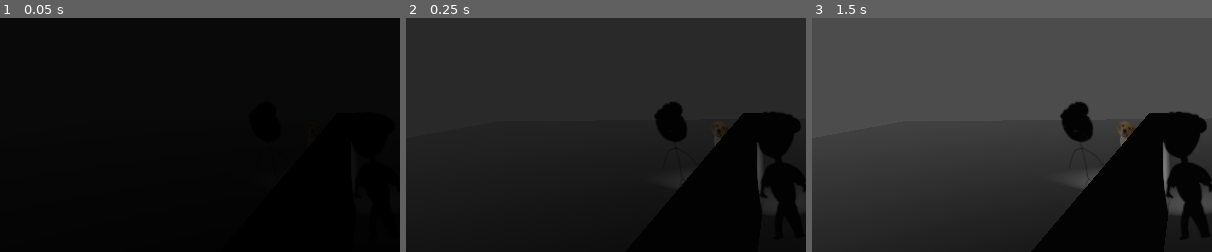
Above: before the commit, frames 1-3 (left to right).
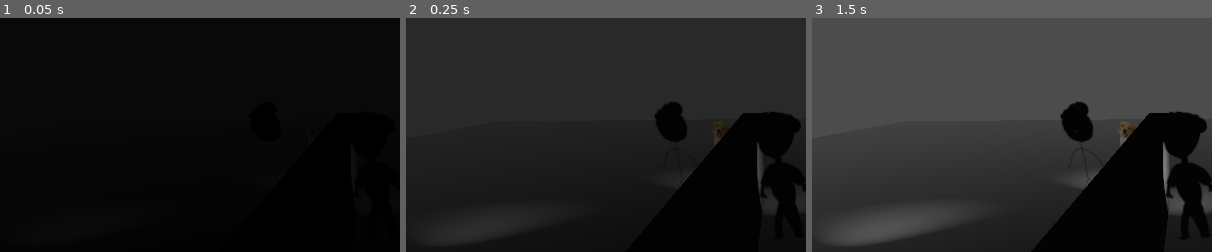
Above: after the commit, the same moments.

Repository: grunkgrunk/gwj-20
Game: Godot game, scene res://World.tscn
The game is run twice, just before and just after one commit, with the same random seed, the same clock (stepped at 60 frames per second) and the same inputs. The engine's default icon, where the game draws it, is replaced by a stand-in: a white triangle on a blue panel in a dark square.
Inputs:
- Up to frame 1 (0.05 s): no input
- Up to frame 2 (0.25 s): no input
- Up to frame 3 (1.5 s): tap Enter (ui_accept) at 0.5, 0.77, 1.07, 1.25 s; hold Right (ui_right) 0.53-1.28 s; tap C (action_1) at 0.6 s; tap V (action_2) at 0.8, 1.35 s; hold Down (ui_down) from 1.28 s (still down)
The pictures show only the part of the screen within x 0-50%, y 10-60%; the shares and areas given below are measured in that part.

The runs differ from the first frame. In frame 2, less than 0.1% of the frame differs, in the area x 14-20%, y 89-93%; in frame 3, 2.6%, in the area x 5-35%, y 82-97%.

Commit message:
add stuff

Diff:
--- /dev/null
+++ b/game/Boy.gd
@@ -0,0 +1,26 @@
+extends "res://Character.gd"
+
+signal object_spawned
+export(PackedScene) var cookie_scene
+
+func action_1():
+	print("Shoot with slingshot")
+	for a in $ActionArea.get_overlapping_areas():
+		if a.is_in_group("SecurityCam"):
+			a.hit()
+			return true
+
+	return false
+
+
+func action_2():
+	print("Run super fast")
+	movespeed = 20
+	$RunTimer.start()
+	return true
+
+
+
+
+func _on_RunTimer_timeout():
+	movespeed = 10
--- /dev/null
+++ b/game/Boy.tscn
@@ -0,0 +1,21 @@
+[gd_scene load_steps=3 format=2]
+
+[ext_resource path="res://Character.tscn" type="PackedScene" id=1]
+[ext_resource path="res://Boy.gd" type="Script" id=2]
+
+[node name="Boy" instance=ExtResource( 1 )]
+script = ExtResource( 2 )
+
+[node name="Sprite" parent="Position3D" index="0"]
+transform = Transform( 0.5, 0, 0, 0, 0.5, 1.1921e-07, 0, -5.9605e-08, 1, 0, 1.67307, -3.59603e-07 )
+
+[node name="ActionArea" parent="." index="5"]
+transform = Transform( 1, 0, 0, 0, 1, 0, 0, 0, 1, 0, 0, -6.79137 )
+
+[node name="CollisionShape" parent="ActionArea" index="0"]
+transform = Transform( 1, 0, 0, 0, 1, 0, 0, 0, 1, 0, 1.33504, 3.80448 )
+
+[node name="RunTimer" type="Timer" parent="." index="6"]
+wait_time = 2.0
+one_shot = true
+[connection signal="timeout" from="RunTimer" to="." method="_on_RunTimer_timeout"]
--- /dev/null
+++ b/game/BoyStats.tscn
@@ -0,0 +1,58 @@
+[gd_scene load_steps=2 format=2]
+
+[ext_resource path="res://Stat.tscn" type="PackedScene" id=1]
+
+[node name="BoyStats" type="Control"]
+anchor_right = 1.0
+anchor_bottom = 1.0
+__meta__ = {
+"_edit_use_anchors_": false
+}
+
+[node name="VBoxContainer" type="VBoxContainer" parent="."]
+anchor_right = 1.0
+anchor_bottom = 1.0
+custom_constants/separation = 20
+__meta__ = {
+"_edit_use_anchors_": false
+}
+
+[node name="Stat2" parent="VBoxContainer" instance=ExtResource( 1 )]
+anchor_right = 0.0
+anchor_bottom = 0.0
+margin_left = 0.0
+margin_top = 0.0
+margin_right = 1024.0
+margin_bottom = 0.0
+stat_name = "Annoyance"
+stat_value = 100.0
+
+[node name="Stat" parent="VBoxContainer" instance=ExtResource( 1 )]
+anchor_right = 0.0
+anchor_bottom = 0.0
+margin_left = 0.0
+margin_top = 20.0
+margin_right = 1024.0
+margin_bottom = 20.0
+stat_name = "Speed "
+stat_value = 80.0
+
+[node name="Stat3" parent="VBoxContainer" instance=ExtResource( 1 )]
+anchor_right = 0.0
+anchor_bottom = 0.0
+margin_left = 0.0
+margin_top = 40.0
+margin_right = 1024.0
+margin_bottom = 40.0
+stat_name = "slingshot skills"
+stat_value = 92.0
+
+[node name="Stat4" parent="VBoxContainer" instance=ExtResource( 1 )]
+anchor_right = 0.0
+anchor_bottom = 0.0
+margin_left = 0.0
+margin_top = 60.0
+margin_right = 1024.0
+margin_bottom = 60.0
+stat_name = "likes homework"
+stat_value = 1.0
--- a/game/Character.tscn
+++ b/game/Character.tscn
@@ -11,7 +11,7 @@
 length = 0.1
 
 [sub_resource type="SphereShape" id=3]
-radius = 3.59916
+radius = 4.58517
 
 [node name="Character" type="KinematicBody" groups=[
 "Actor",
--- a/game/CharacterSelection.tscn
+++ b/game/CharacterSelection.tscn
@@ -1,9 +1,10 @@
-[gd_scene load_steps=5 format=2]
+[gd_scene load_steps=6 format=2]
 
 [ext_resource path="res://CharacterSelection.gd" type="Script" id=1]
 [ext_resource path="res://DadStats.tscn" type="PackedScene" id=2]
 [ext_resource path="res://GrannyStats.tscn" type="PackedScene" id=3]
 [ext_resource path="res://Avatar.tscn" type="PackedScene" id=4]
+[ext_resource path="res://BoyStats.tscn" type="PackedScene" id=5]
 
 [node name="CharacterSelection" type="Control"]
 anchor_right = 1.0
@@ -38,7 +39,7 @@
 anchor_right = 0.0
 anchor_bottom = 0.0
 margin_right = 510.0
-margin_bottom = 298.0
+margin_bottom = 197.0
 size_flags_horizontal = 3
 size_flags_vertical = 3
 avatar_name = "Granny"
@@ -47,13 +48,24 @@
 [node name="Dad" parent="HBoxContainer/VBoxContainer" instance=ExtResource( 4 )]
 anchor_right = 0.0
 anchor_bottom = 0.0
-margin_top = 302.0
+margin_top = 201.0
+margin_right = 510.0
+margin_bottom = 398.0
+size_flags_horizontal = 3
+size_flags_vertical = 3
+avatar_name = "Dad"
+path_to_stats = NodePath("../../Stats/DadStats")
+
+[node name="Boy" parent="HBoxContainer/VBoxContainer" instance=ExtResource( 4 )]
+anchor_right = 0.0
+anchor_bottom = 0.0
+margin_top = 402.0
 margin_right = 510.0
 margin_bottom = 600.0
 size_flags_horizontal = 3
 size_flags_vertical = 3
-avatar_name = "Dad"
-path_to_stats = NodePath("../../Stats/DadStats")
+avatar_name = "Boy"
+path_to_stats = NodePath("../../Stats/BoyStats")
 
 [node name="Stats" type="Control" parent="HBoxContainer"]
 margin_left = 514.0
@@ -67,3 +79,5 @@
 [node name="GrannyStats" parent="HBoxContainer/Stats" instance=ExtResource( 3 )]
 
 [node name="DadStats" parent="HBoxContainer/Stats" instance=ExtResource( 2 )]
+
+[node name="BoyStats" parent="HBoxContainer/Stats" instance=ExtResource( 5 )]
--- a/game/Computer.gd
+++ b/game/Computer.gd
@@ -12,14 +12,10 @@
 	door.open()
 	$Sprite.frame = 1
 
-
-
-
 func _on_Timer_timeout():
 	door.close()
 	$Sprite.frame = 0
 
 
-func _input(event):
-	if event.is_action_pressed("ui_accept"):
-		hack()
+func reset():
+	$Sprite.frame = 0
--- a/game/Computer.tscn
+++ b/game/Computer.tscn
@@ -5,7 +5,7 @@
 [ext_resource path="res://OldComputerOff.png" type="Texture" id=3]
 
 [sub_resource type="SphereShape" id=1]
-radius = 1.8978
+radius = 4.78464
 
 [sub_resource type="SpriteFrames" id=2]
 animations = [ {
@@ -16,11 +16,13 @@
 } ]
 
 [node name="Computer" type="Area" groups=[
-"Grill",
+"Actor",
+"Computer",
 ]]
 script = ExtResource( 1 )
 
 [node name="CollisionShape" type="CollisionShape" parent="."]
+transform = Transform( 1, 0, 0, 0, 1, 0, 0, 0, 1, 0, 3.50769, 0 )
 shape = SubResource( 1 )
 
 [node name="Sprite" type="AnimatedSprite3D" parent="."]
--- a/game/Dog.gd
+++ b/game/Dog.gd
@@ -3,7 +3,6 @@
 
 
 func _ready():
-
 	connect("body_entered", self, "b")
 
 
@@ -23,3 +22,6 @@
 
 func catch():
 	print("You lost")
+
+func reset():
+	$Animation.stop()
--- a/game/Dog.tscn
+++ b/game/Dog.tscn
@@ -23,7 +23,8 @@
 }
 
 [node name="Dog" type="Area" groups=[
-"Grill",
+"Actor",
+"Dog",
 ]]
 script = ExtResource( 2 )
 
--- a/game/Door.gd
+++ b/game/Door.gd
@@ -6,3 +6,7 @@
 
 func close():
 	$Animation.play("CloseDoor")
+
+func reset():
+	$Animation.play("CloseDoor")
+	$Animation.stop()
--- a/game/Door.tscn
+++ b/game/Door.tscn
@@ -36,7 +36,9 @@
 [sub_resource type="BoxShape" id=1]
 extents = Vector3( 2.39952, 5.88933, 0.202289 )
 
-[node name="Door" type="Position3D"]
+[node name="Door" type="Position3D" groups=[
+"Actor",
+]]
 script = ExtResource( 1 )
 
 [node name="Animation" type="AnimationPlayer" parent="."]
@@ -44,7 +46,6 @@
 anims/OpenDoor = SubResource( 3 )
 
 [node name="Door" type="StaticBody" parent="."]
-transform = Transform( 1, 0, 0, 0, 1, 0, 0, 0, 1, 0, 0, 0 )
 
 [node name="CollisionShape" type="CollisionShape" parent="Door"]
 transform = Transform( 1, 0, 0, 0, 1, 0, 0, 0, 1, -2.40863, 4.97538, 0 )
--- a/game/Granny.gd
+++ b/game/Granny.gd
@@ -6,11 +6,14 @@
 func action_1():
 	print("action 1 is op")
 	var c = cookie_scene.instance()
-	c.global_transform =  global_transform.origin
+	c.global_transform.origin =  global_transform.origin
 	emit_signal("object_spawned", c)
 	return true
 
 
 func action_2():
-	print("hit guard with handbag")
+	for a in $ActionArea.get_overlapping_areas():
+		if a.is_in_group("Computer"):
+			a.hack()
+			return true
 	return false
--- a/game/Grill.gd
+++ b/game/Grill.gd
@@ -6,3 +6,6 @@
 func start_grill():
 	print("shoud woof")
 	dog.go_to_grill()
+
+func reset():
+	pass
--- a/game/Grill.tscn
+++ b/game/Grill.tscn
@@ -7,6 +7,7 @@
 radius = 1.8978
 
 [node name="Grill" type="Area" groups=[
+"Actor",
 "Grill",
 ]]
 script = ExtResource( 2 )
--- a/game/SecurityCam.gd
+++ b/game/SecurityCam.gd
@@ -15,3 +15,6 @@
 
 func hit():
 	$AnimationPlayer.play("Rotator")
+
+func reset():
+	$AnimationPlayer.stop()
--- a/game/SecurityCam.tscn
+++ b/game/SecurityCam.tscn
@@ -23,7 +23,8 @@
 }
 
 [node name="SecurityCam" type="Area" groups=[
-"Grill",
+"Actor",
+"SecurityCam",
 ]]
 transform = Transform( 1, 0, 5.26116e-06, 0, 1, 0, -5.26116e-06, 0, 1, 0, 0, 0 )
 script = ExtResource( 2 )
--- a/game/World.gd
+++ b/game/World.gd
@@ -4,10 +4,12 @@
 
 export(NodePath) var granny_path
 export(NodePath) var dad_path
+export(NodePath) var boy_path
 
 onready var mapping = {
 	"Granny": get_node(granny_path),
-	"Dad": get_node(dad_path)
+	"Dad": get_node(dad_path),
+	"Boy": get_node(boy_path)
 }
 
 
--- a/game/World.tscn
+++ b/game/World.tscn
@@ -13,6 +13,7 @@
 [ext_resource path="res://SecurityCam.tscn" type="PackedScene" id=11]
 [ext_resource path="res://Computer.tscn" type="PackedScene" id=12]
 [ext_resource path="res://Door.tscn" type="PackedScene" id=13]
+[ext_resource path="res://Boy.tscn" type="PackedScene" id=14]
 
 [sub_resource type="Environment" id=1]
 
@@ -20,16 +21,10 @@
 script = ExtResource( 3 )
 granny_path = NodePath("Characters/Granny")
 dad_path = NodePath("Characters/Dad")
-
-[node name="SecurityCam" parent="." instance=ExtResource( 11 )]
-transform = Transform( 1, 0, 0, 0, 1, 0, 0, 0, 1, 0, 0, -40.1696 )
+boy_path = NodePath("Characters/Boy")
 
 [node name="maptest" parent="." instance=ExtResource( 8 )]
 transform = Transform( 1, 0, 0, 0, 1, 0, 0, 0, 1, 0.385449, -0.0194054, -0.238514 )
-
-[node name="Grill" parent="." instance=ExtResource( 9 )]
-transform = Transform( 1, 0, 0, 0, 1, 0, 0, 0, 1, -4.46865, 1.29634, -17.5024 )
-doggo = NodePath("../Dog")
 
 [node name="Camera" type="Camera" parent="."]
 transform = Transform( 0.997534, 0.0262927, -0.0650764, 0, 0.927184, 0.374608, 0.0701872, -0.373684, 0.924897, -8.35101, 9.43373, 13.2785 )
@@ -42,6 +37,23 @@
 [node name="Characters" type="Spatial" parent="."]
 script = ExtResource( 7 )
 
+[node name="Grill" parent="Characters" instance=ExtResource( 9 )]
+transform = Transform( 1, 0, 0, 0, 1, 0, 0, 0, 1, -4.46865, 1.29634, -17.5024 )
+doggo = NodePath("../Dog")
+
+[node name="Computer" parent="Characters" instance=ExtResource( 12 )]
+transform = Transform( 0.8, 0, 0, 0, 0.8, 0, 0, 0, 0.8, 7.59161, 2.96335, 21.2666 )
+doorpath = NodePath("../Door")
+
+[node name="Dog" parent="Characters" instance=ExtResource( 10 )]
+transform = Transform( 1, 0, 0, 0, 1, 0, 0, 0, 1, -12.783, 3.28324, -16.7435 )
+
+[node name="SecurityCam" parent="Characters" instance=ExtResource( 11 )]
+transform = Transform( 1, 0, 0, 0, 1, 0, 0, 0, 1, 0, 0, -40.1696 )
+
+[node name="Boy" parent="Characters" instance=ExtResource( 14 )]
+transform = Transform( 1, 0, 0, 0, 1, 0, 0, 0, 1, -25.8156, 0, 0 )
+
 [node name="Guard" parent="Characters" instance=ExtResource( 5 )]
 transform = Transform( 1, 0, 0, 0, 1, 0, 0, 0, 1, 0, 0, 6.1737 )
 movespeed = 1.0
@@ -52,15 +64,8 @@
 [node name="Dad" parent="Characters" instance=ExtResource( 1 )]
 transform = Transform( 1, 0, 0, 0, 1, 0, 0, 0, 1, -14.8584, 1.16924, -7.73522 )
 
+[node name="Door" parent="Characters" instance=ExtResource( 13 )]
+transform = Transform( 1, 0, 0, 0, 1, 0, 0, 0, 1, 0, 0, 26.2371 )
+
 [node name="WorldEnvironment" type="WorldEnvironment" parent="."]
 environment = SubResource( 1 )
-
-[node name="Dog" parent="." instance=ExtResource( 10 )]
-transform = Transform( 1, 0, 0, 0, 1, 0, 0, 0, 1, -12.783, 3.28324, -16.7435 )
-
-[node name="Computer" parent="." instance=ExtResource( 12 )]
-transform = Transform( 0.8, 0, 0, 0, 0.8, 0, 0, 0, 0.8, 7.59161, 2.96335, 21.2666 )
-doorpath = NodePath("../Door")
-
-[node name="Door" parent="." instance=ExtResource( 13 )]
-transform = Transform( 1, 0, 0, 0, 1, 0, 0, 0, 1, 0, 0, 26.2371 )
Not shown: 1 places in game/World.tscn that only renumber resources
